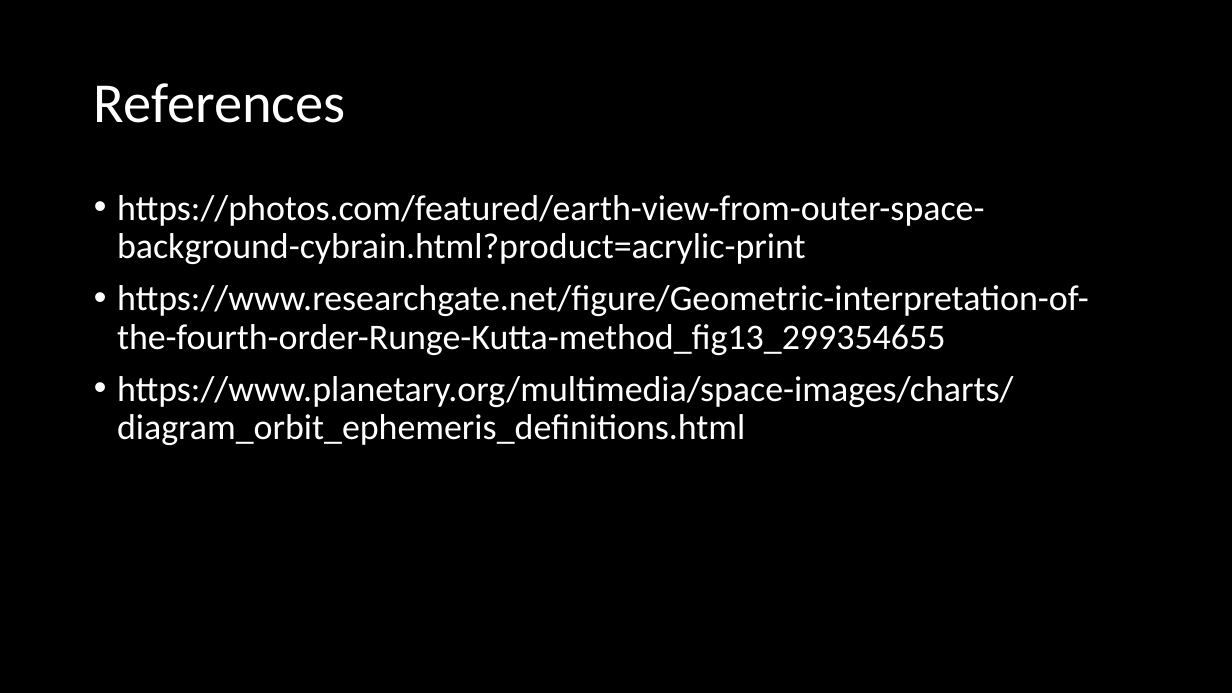
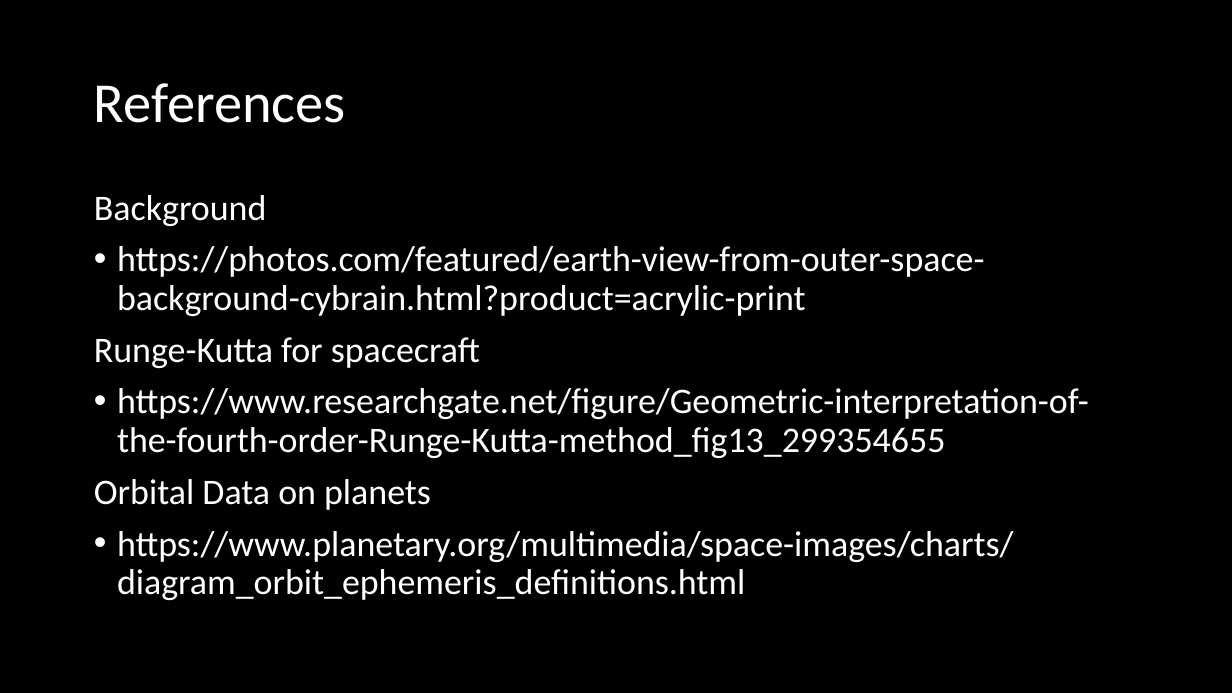
Before and after one commit to tjresearch/research-junyan, a slide deck: slide 12 of Presentation/Junyan_Peng_Presentation.pptx (slide 11 before the commit). Drawn at 1232x693 pixels with LibreOffice and Linux fonts; fonts in the diff are those of the drawing; background and template pictures are left out. Boxes give left, top, right and bottom in pixels: in the first picture for what was removed or moved away, otherwise in the second. Text is boxed around its words. In the diff, an @@ line names an element or a change of style, - is before the commit and + after.

```diff
--- a/Presentation/Junyan_Peng_Presentation.pptx
+++ b/Presentation/Junyan_Peng_Presentation.pptx
@@ text at [94, 195, 267, 226]: paragraph added @@
+Background
@@ text at [94, 337, 480, 368]: paragraph added @@
+Runge-Kutta for spacecraft
@@ text at [94, 479, 431, 510]: paragraph added @@
+Orbital Data on planets
```
Also in this commit, not shown: 2 other slides changed, 3 slides added, 6 other files.
